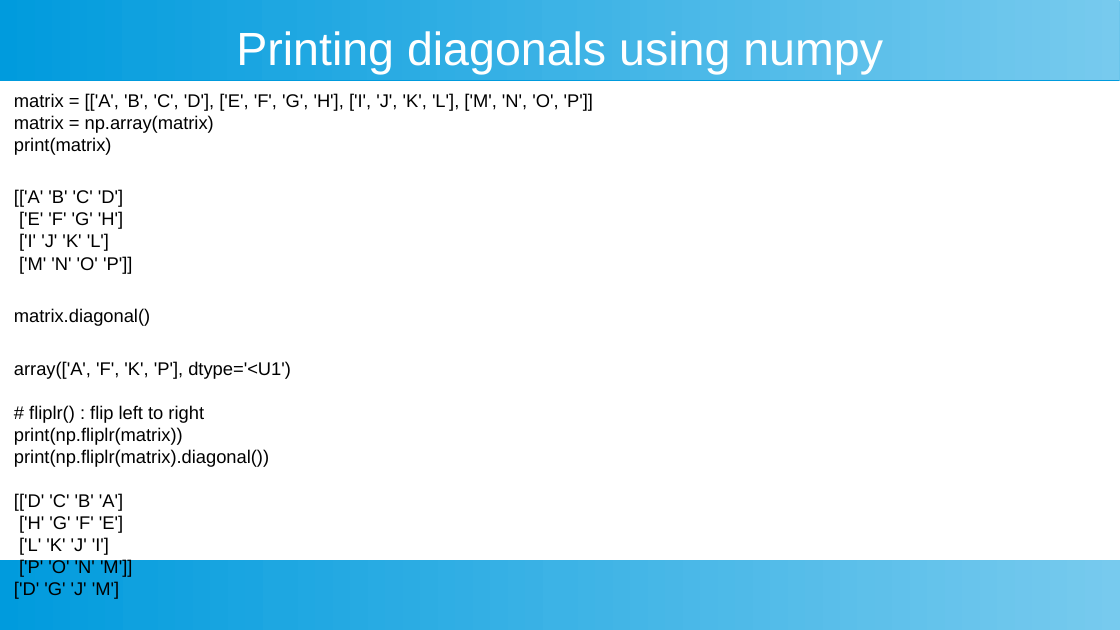
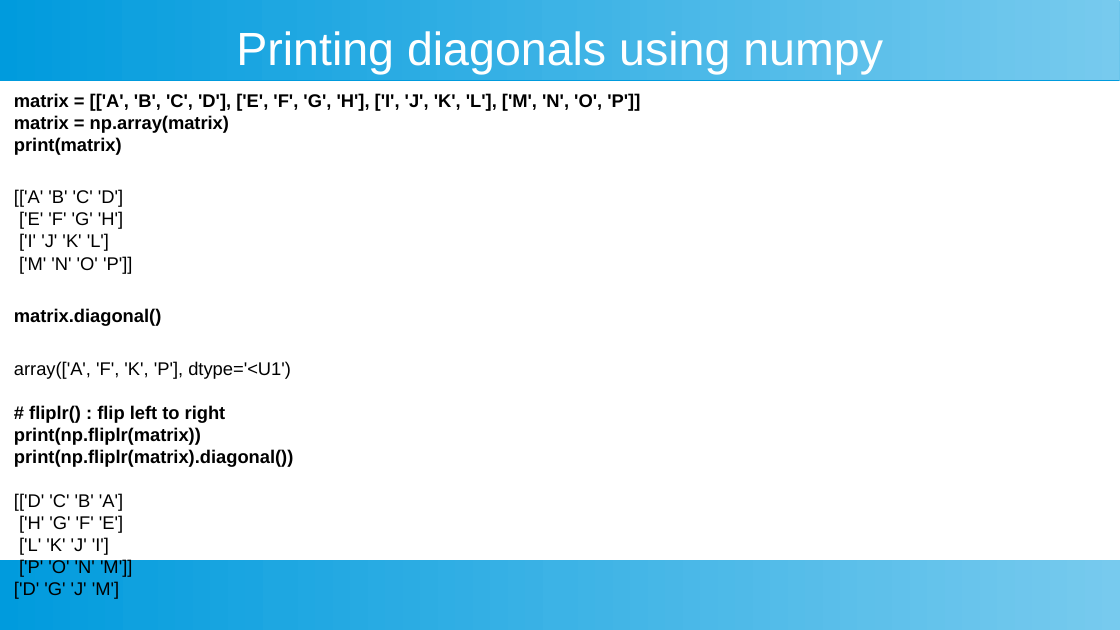
Before and after one commit to ashishjain1547/public_lessons_in_python, a slide deck: slide 19 of Ch 17 - Two Dimensional Matrix/2D Matrix.odp (slide 18 before the commit). Drawn at 1120x630 pixels with LibreOffice and Linux fonts; fonts in the diff are those of the drawing. Boxes give left, top, right and bottom in pixels: in the first picture for what was removed or moved away, otherwise in the second. Text is boxed around its words. In the diff, an @@ line names an element or a change of style, - is before the commit and + after.

```diff
--- a/Ch 17 - Two Dimensional Matrix/2D Matrix.odp
+++ b/Ch 17 - Two Dimensional Matrix/2D Matrix.odp
@@ text at (14, 93, 640, 467): bold on in "matrix = [['A', 'B', 'C', 'D'], ['E', ...", "matrix = np.array(matrix)", "print(matrix)", "matrix.diagonal()" and 3 more places @@
```
Also in this commit, not shown: 1 other slide changed, 1 slide added, 25 other files.
